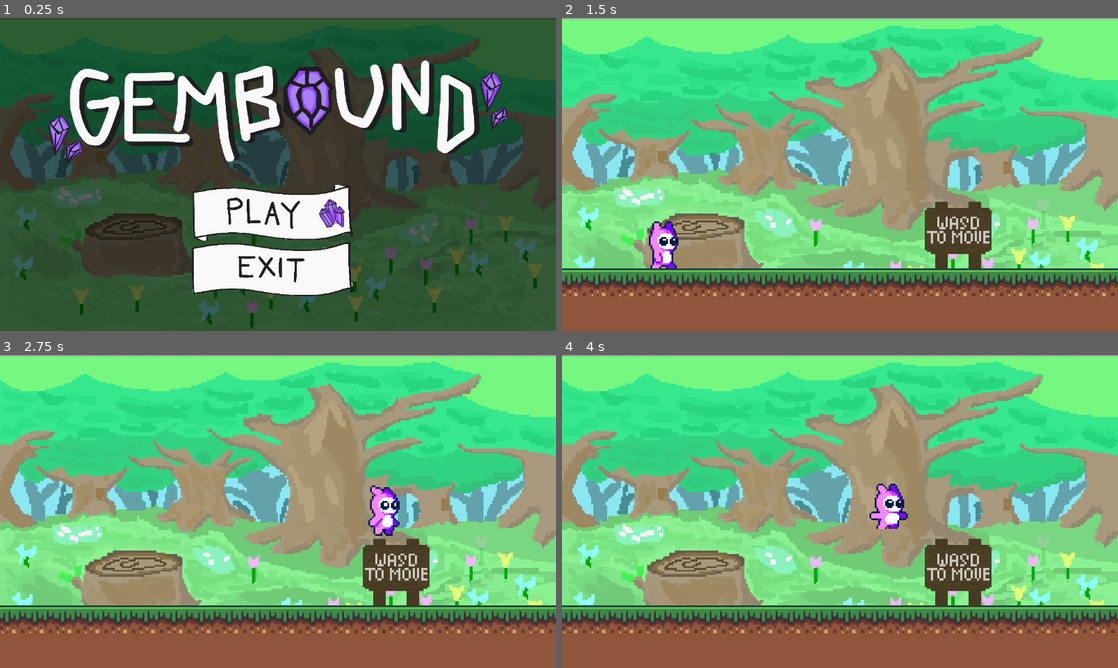
Above: before the commit, frames 1-4 (two rows, left to right).
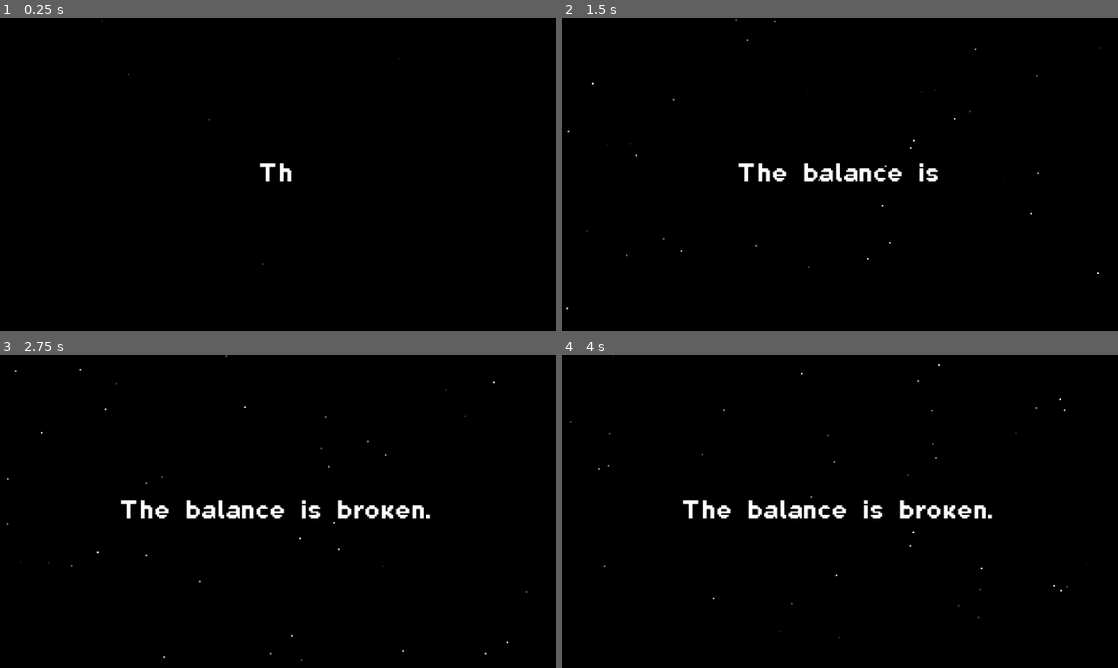
Above: after the commit, the same moments.

Repository: UHM-GameGPT/Gembound
Game: Godot game, scene res://scenes/title_screen/intro_text.tscn
Same seed, same stepped clock (60 frames per second), same inputs: the game is played once before the commit and once after it. Before the commit the project starts from res://scenes/title_screen/title_screen.tscn.
Inputs (mouse positions are in pixels of both pictures, inside the frame that each line leads up to):
- Up to frame 1 (0.25 s): no input
- Up to frame 2 (1.5 s): click (834, 212) at 0.52 s; hold D (right) from 1.28 s (still down)
- Up to frame 3 (2.75 s): keep holding D (right); tap W (up) at 1.52, 2.27 s
- Up to frame 4 (4 s): release D (right) at 2.78 s; hold A (left) 2.78-3.53 s; hold D (right) from 3.53 s (still down); tap W (up) at 3.77 s

The runs differ from the first frame. In frame 1, 100% of the frame differs, in the area x 0-100%, y 0-100%; in frame 2, 100%; in frame 3, 100%; in frame 4, 100%.

Commit message:
Implemented Intro Text and BG Music

Diff:
--- a/project.godot
+++ b/project.godot
@@ -11,7 +11,7 @@
 [application]
 
 config/name="Gembound"
-run/main_scene="uid://csv3m7oq5y5mx"
+run/main_scene="uid://docubqi5oace5"
 config/features=PackedStringArray("4.4", "Forward Plus")
 config/icon="res://icon.svg"
 
--- /dev/null
+++ b/scenes/title_screen/intro_text.gd
@@ -0,0 +1,61 @@
+extends Node
+# Code from TheBuffED https://www.youtube.com/watch?v=Cp9g2GY7aTg
+
+var messages = [
+	"The balance is broken.",
+	"Space bends... Time warps...",
+	"The gems are lost.",
+	"Find them. Before all is undone."
+]
+
+var typing_speed = .1
+var read_time = 2
+
+var current_message = 0
+var display = ""
+var current_char = 0
+
+func _ready():
+	start_dialogue()
+
+func start_dialogue():
+	current_message = 0
+	display = ""
+	current_char = 0
+
+	$next_char.set_wait_time(typing_speed)
+	$next_char.start()
+
+func stop_dialogue():
+	# get_parent().remove_child(self)
+	queue_free()
+
+func _on_next_char_timeout():
+	if (current_char < len(messages[current_message])):
+		var next_char = messages[current_message][current_char]
+		display += next_char
+
+		$Label.text = display
+		current_char += 1
+	else:
+		$next_char.stop()
+		$next_message.one_shot = true
+		$next_message.set_wait_time(read_time)
+		$next_message.start()
+
+func _on_next_message_timeout():
+	if (current_message == len(messages) - 1):
+		load_next_scene()
+	else:
+		current_message += 1
+		display = ""
+		current_char = 0
+		$next_char.start()
+
+func load_next_scene():
+	var transition_screen = get_node("/root/TransitionScreen")
+	transition_screen.on_transition_finished.connect(_on_fade_complete)
+	transition_screen.transition()
+
+func _on_fade_complete():
+	get_tree().change_scene_to_file("res://scenes/tutorial/tutorial_1.tscn")
--- /dev/null
+++ b/scenes/title_screen/intro_text.tscn
@@ -0,0 +1,50 @@
+[gd_scene load_steps=6 format=3 uid="uid://docubqi5oace5"]
+
+[ext_resource type="Script" uid="uid://cpsxxgt73gti0" path="res://scenes/title_screen/intro_text.gd" id="1_k0y6h"]
+[ext_resource type="FontFile" uid="uid://dsb6338jj88k8" path="res://assets/fonts/Planes_ValMore.ttf" id="2_sehxf"]
+
+[sub_resource type="Gradient" id="Gradient_4qj35"]
+
+[sub_resource type="GradientTexture1D" id="GradientTexture1D_k0y6h"]
+gradient = SubResource("Gradient_4qj35")
+
+[sub_resource type="ParticleProcessMaterial" id="ParticleProcessMaterial_povan"]
+particle_flag_disable_z = true
+emission_shape = 3
+emission_box_extents = Vector3(180, 180, 1)
+gravity = Vector3(0, 0, 0)
+color_ramp = SubResource("GradientTexture1D_k0y6h")
+
+[node name="IntroText" type="Node"]
+script = ExtResource("1_k0y6h")
+
+[node name="Black BG Color" type="ColorRect" parent="."]
+anchors_preset = 15
+anchor_right = 1.0
+anchor_bottom = 1.0
+grow_horizontal = 2
+grow_vertical = 2
+color = Color(0, 0, 0, 1)
+
+[node name="Particle Effect" type="GPUParticles2D" parent="."]
+position = Vector2(152, 80)
+scale = Vector2(1.1074, 1.1074)
+amount = 100
+process_material = SubResource("ParticleProcessMaterial_povan")
+
+[node name="Label" type="Label" parent="."]
+anchors_preset = 15
+anchor_right = 1.0
+anchor_bottom = 1.0
+grow_horizontal = 2
+grow_vertical = 2
+theme_override_fonts/font = ExtResource("2_sehxf")
+horizontal_alignment = 1
+vertical_alignment = 1
+
+[node name="next_char" type="Timer" parent="."]
+
+[node name="next_message" type="Timer" parent="."]
+
+[connection signal="timeout" from="next_char" to="." method="_on_next_char_timeout"]
+[connection signal="timeout" from="next_message" to="." method="_on_next_message_timeout"]
--- a/scenes/title_screen/title_screen.gd
+++ b/scenes/title_screen/title_screen.gd
@@ -2,14 +2,14 @@
 
 # Called when the node enters the scene tree for the first time.
 func _ready() -> void:
-	pass # Replace with function body.
+	AudioManager.play_music_tutorial()
 
 # Called every frame. 'delta' is the elapsed time since the previous frame.
 func _process(delta: float) -> void:
 	pass
 
 func _on_play_button_pressed() -> void:
-	get_tree().change_scene_to_file("res://scenes/tutorial/tutorial_1.tscn")
+	get_tree().change_scene_to_file("res://scenes/title_screen/intro_text.tscn")
 
 func _on_exit_button_pressed() -> void:
 	get_tree().quit()
--- a/scenes/transition_screen.tscn
+++ b/scenes/transition_screen.tscn
@@ -70,5 +70,5 @@
 
 [node name="AnimationPlayer" type="AnimationPlayer" parent="."]
 libraries = {
-"": SubResource("AnimationLibrary_xqoav")
+&"": SubResource("AnimationLibrary_xqoav")
 }
--- a/scripts/typewriter.gd
+++ /dev/null
@@ -1,11 +0,0 @@
-extends AnimationPlayer
-
-
-# Called when the node enters the scene tree for the first time.
-func _ready() -> void:
-	pass # Replace with function body.
-
-
-# Called every frame. 'delta' is the elapsed time since the previous frame.
-func _process(delta: float) -> void:
-	pass
Not shown, added: scenes/title_screen/intro_text.gd.uid
Not shown, removed: scripts/typewriter.gd.uid
